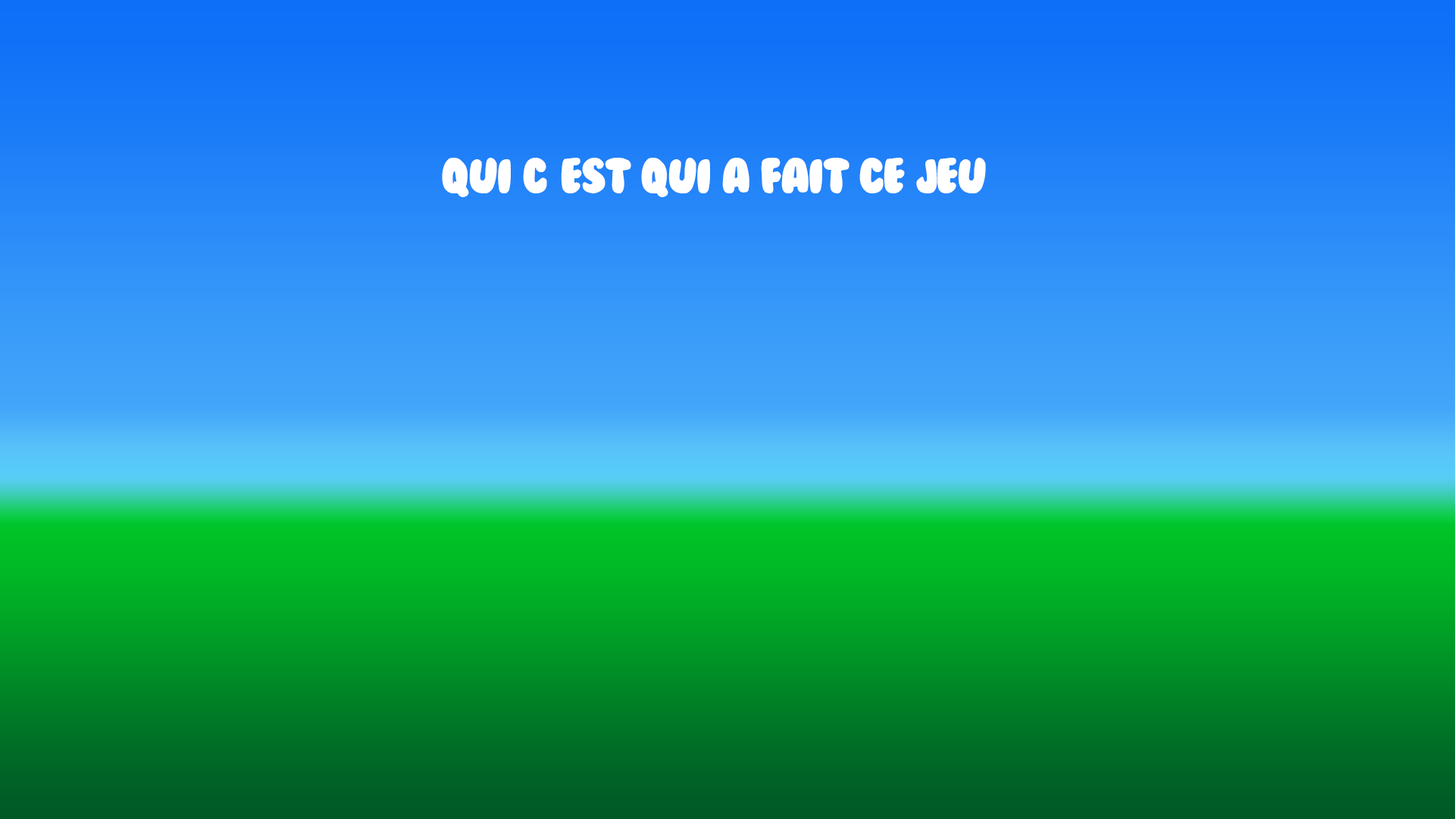
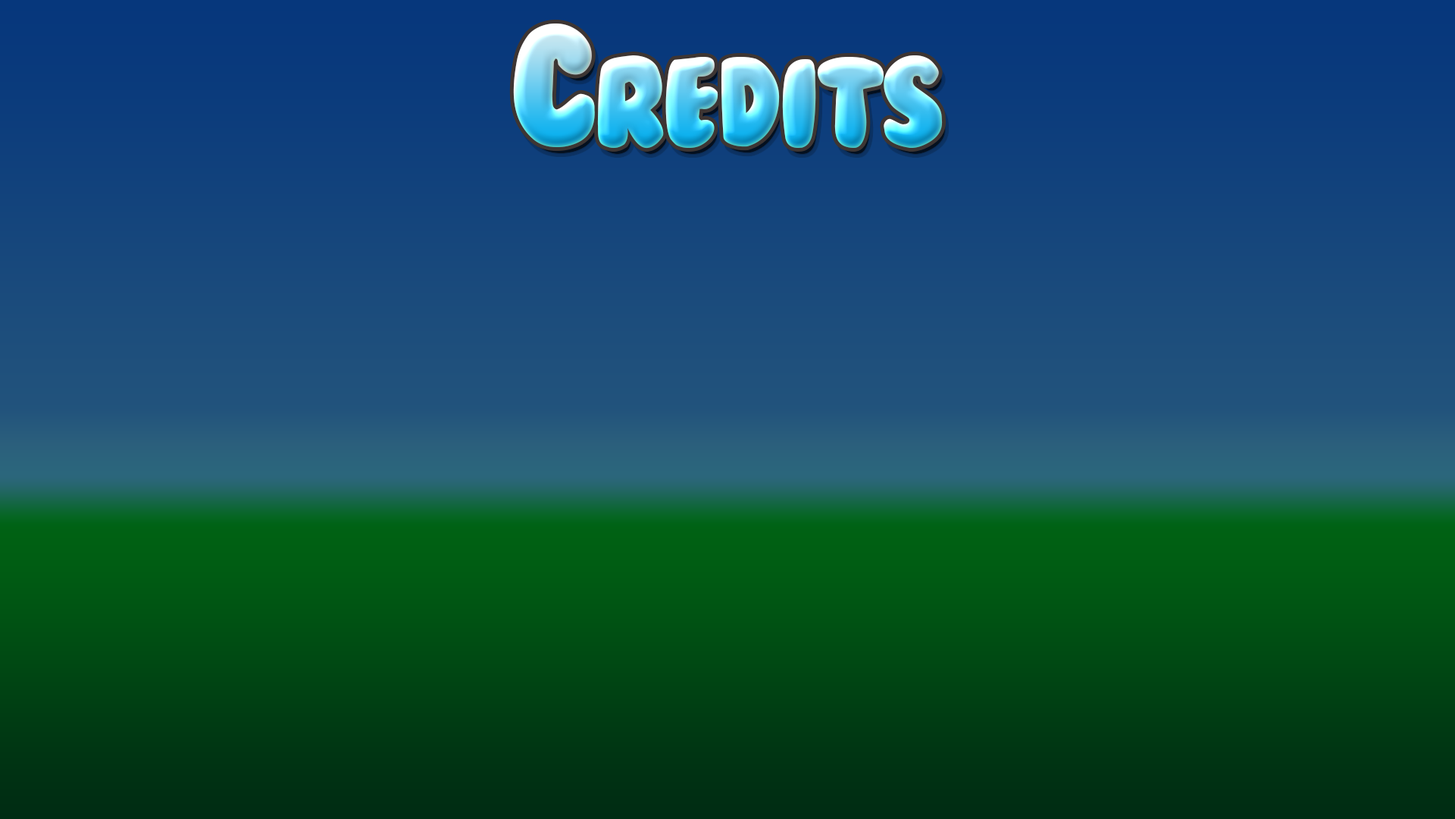
The second 1455px x 819px image is a revision of the first. Changes to its layers:
removed layer "Qui c’est qui a fait ce jeu" over [441, 157, 987, 198]
added layer "Credits" above "Layer 3" over [513, 22, 943, 149]
added layer "Layer 2" (50%) above "Layer 1" over [0, 0, 1455, 819]
